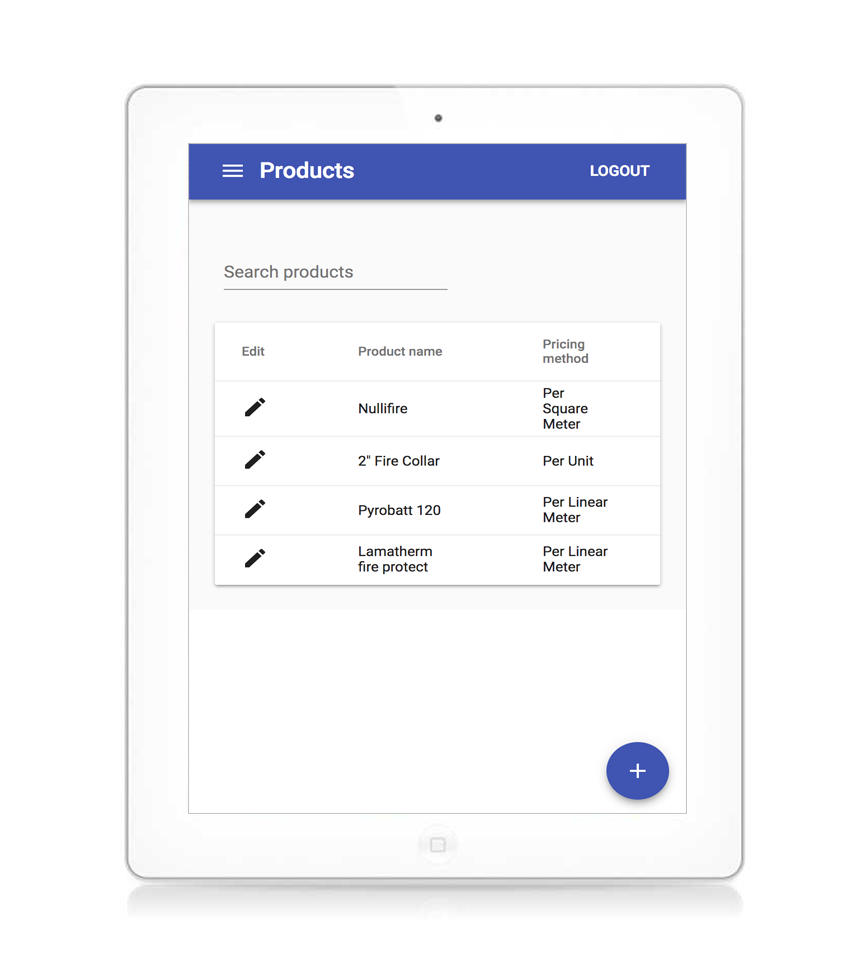
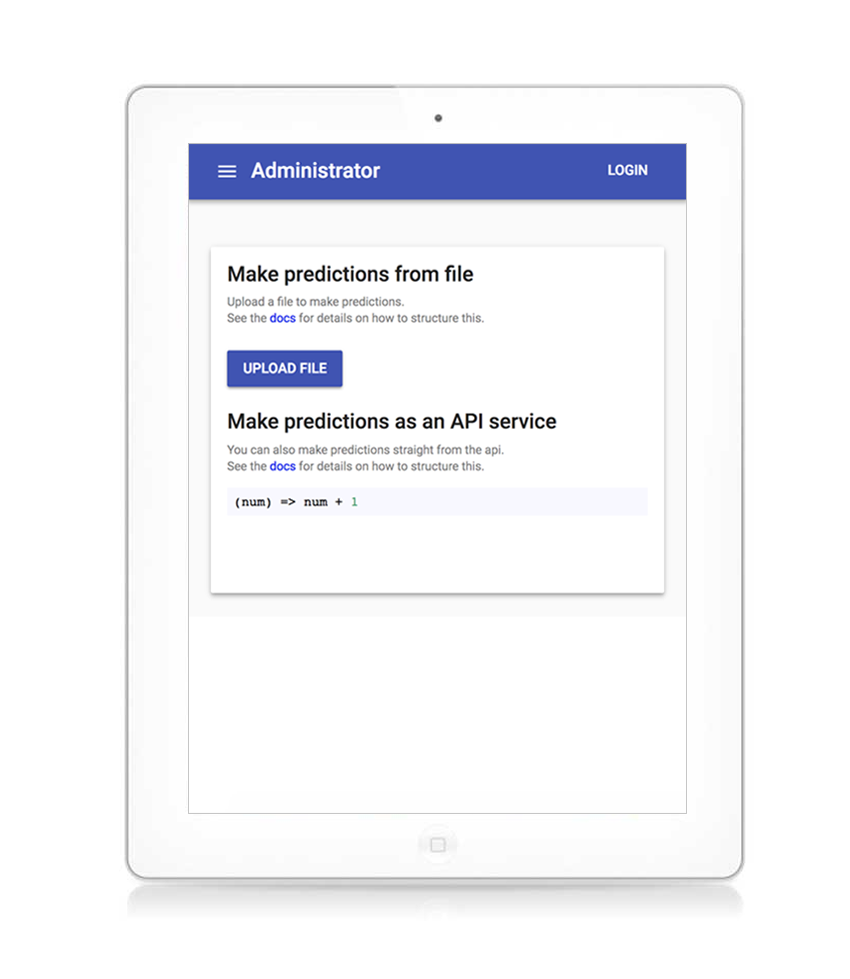
Comparing the layer stacks of the two 850 x 979 images. Changes:
added layer "Layer 4" above "Layer 3" over [189, 145, 686, 812]
